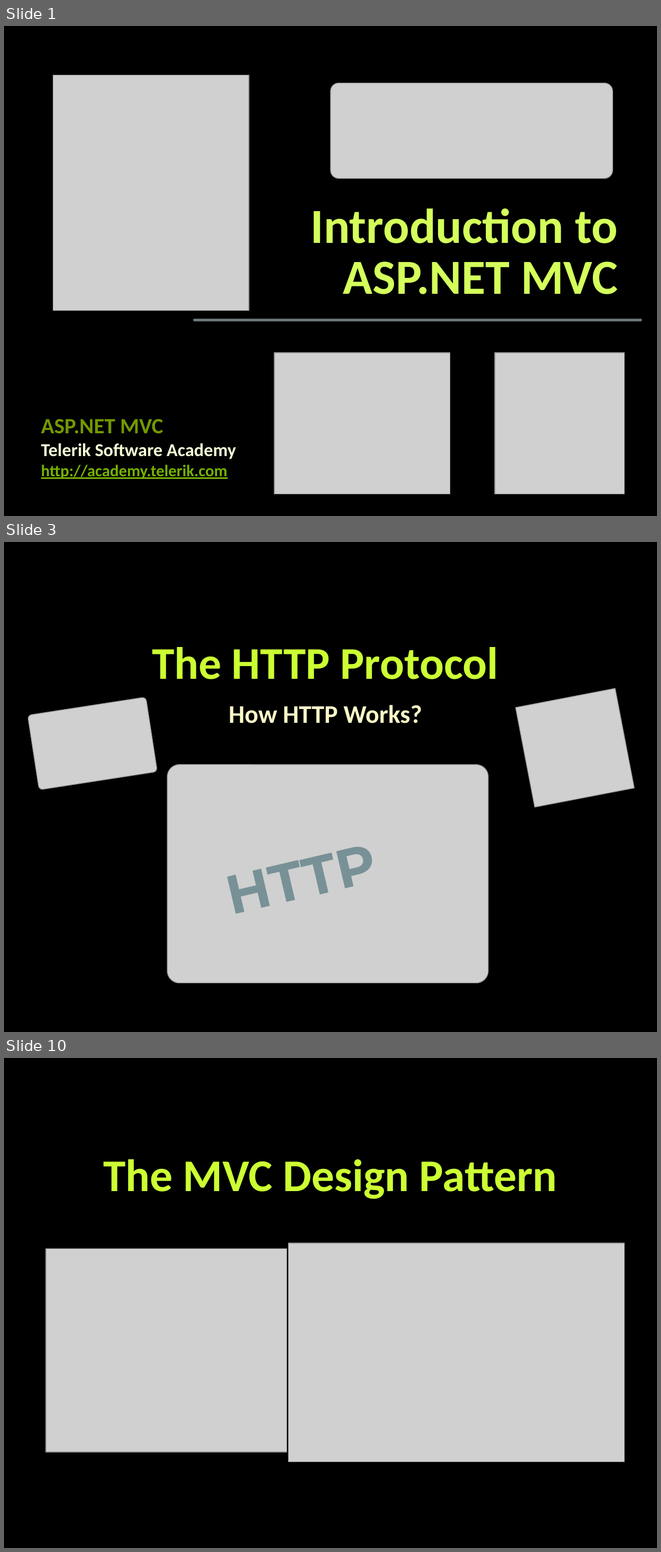
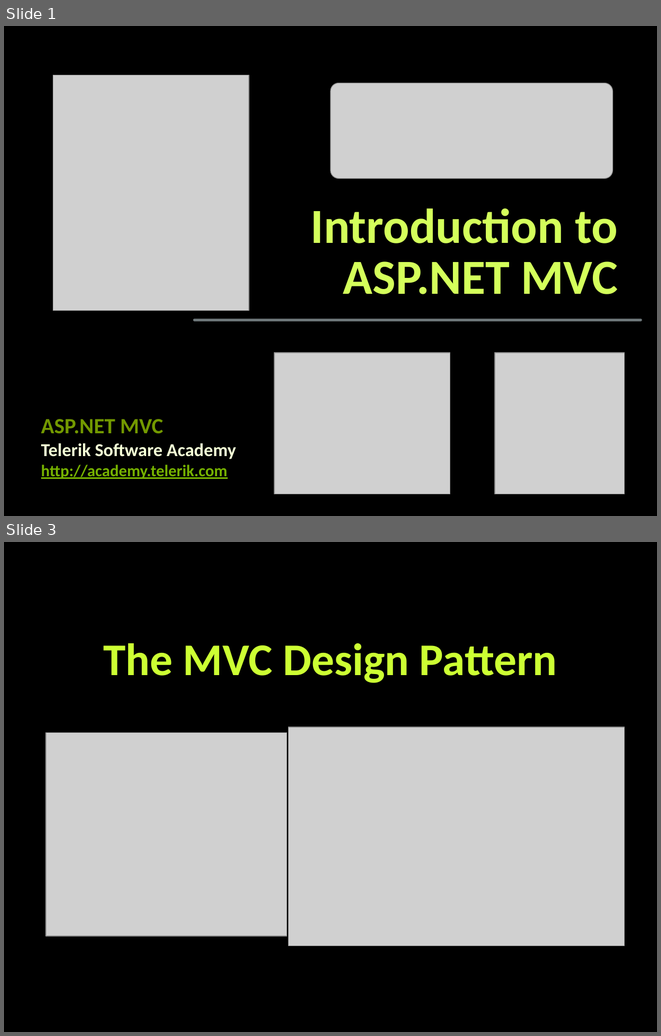
Before and after one commit to TelerikAcademy/ASP.NET-MVC, a slide deck: 01. Introduction-to-ASP.NET-MVC/Introduction to ASP.NET MVC.pptx. Shown one above the other, each under a label of ours: slides 1, 3 and 10 before the commit, slides 1 and 3 after it; the slides between them are not shown. The pictures are 661x1552 and 661x1036 pixels, drawn with LibreOffice and Linux fonts; fonts in the diff are those of the drawing; grey boxes stand for pictures; background and template pictures are left out. Boxes give left, top, right and bottom in pixels: in the first picture for what was removed or moved away, otherwise in the second. Text is boxed around its words. In the diff, an @@ line names an element or a change of style, - is before the commit and + after.

Commit message:
Removed HTTP slides from Introduction to ASP.NET MVC.pptx

```diff
--- a/01. Introduction-to-ASP.NET-MVC/Introduction to ASP.NET MVC.pptx
+++ b/01. Introduction-to-ASP.NET-MVC/Introduction to ASP.NET MVC.pptx
@@ slide 3 removed at (4,542,657,1032), background picture (left out) @@
@@ title removed at (152,647,498,679) @@
-The HTTP Protocol
@@ picture removed at (28,697,157,791) @@
@@ picture removed at (516,688,634,806) @@
@@ text removed at (229,705,422,723) @@
-How HTTP Works?
@@ picture removed at (167,765,488,983) @@
@@ text removed at (212,820,403,931) @@
-HTTP
@@ what was slide 10 is now slide 3 @@
```
Also in this commit, not shown: 4 slides changed, 6 other slides removed.
